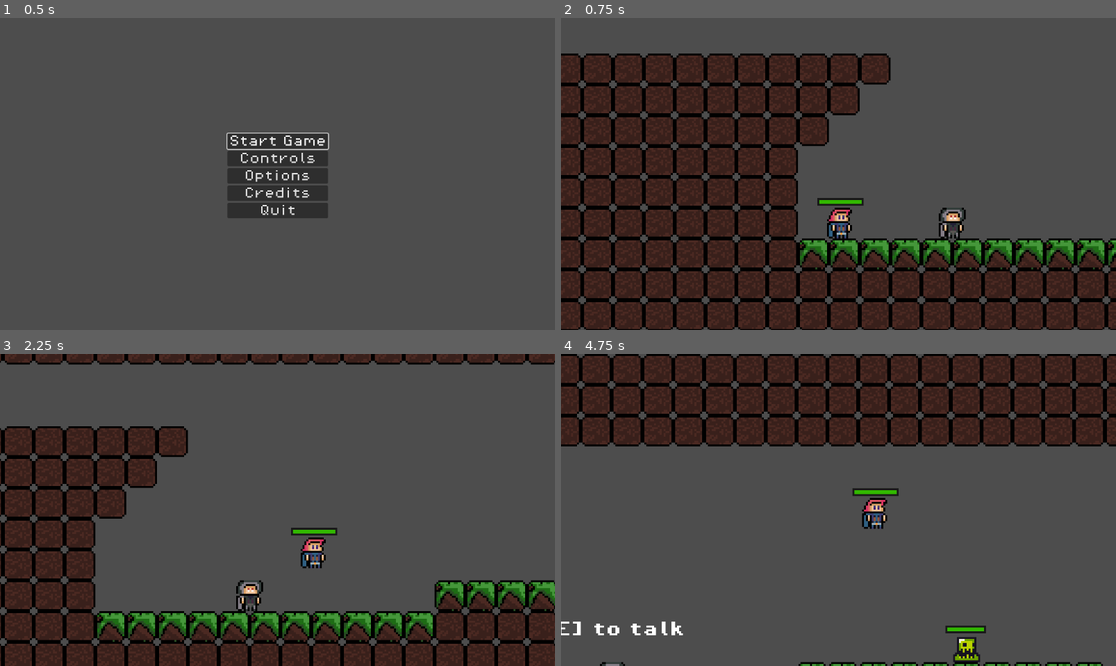
Above: before the commit, frames 1-4 (two rows, left to right).
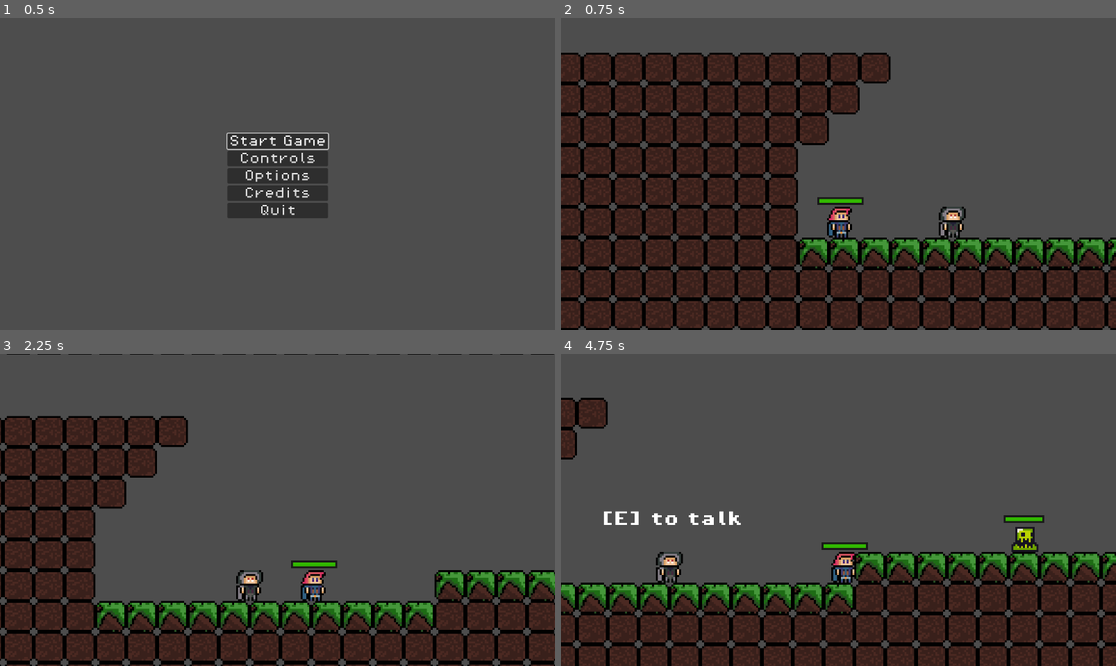
Above: after the commit, the same moments.

Repository: eoBattisti/agnosia
Game: Godot game, scene res://scenes/menu/main_menu.tscn
The game is run twice, just before and just after one commit, with the same random seed, the same clock (stepped at 60 frames per second) and the same inputs.
Inputs:
- Up to frame 1 (0.5 s): no input
- Up to frame 2 (0.75 s): click "Start Game" at 0.5 s
- Up to frame 3 (2.25 s): hold D (move_right) from 1.28 s (still down); tap J (attack) at 1.35 s; tap W (jump) at 1.52, 1.55, 1.82, 2.1 s
- Up to frame 4 (4.75 s): tap W (jump) at 2.27, 2.57, 3.05, 3.77, 4.07, 4.52, 4.55 s; tap J (attack) at 2.3, 3.6 s; release D (move_right) at 2.78 s; hold A (move_left) 2.78-3.53 s; hold E (advance_dialog) 2.78-3.53 s; hold D (move_right) from 3.53 s (still down); tap K (counter_dash) at 4.35 s

Frame 1 is identical in both runs. In frame 2, 6.2% of the frame differs, in the area x 0-100%, y 11-100%; in frame 3, 22%; in frame 4, 60%, in the area x 0-100%, y 0-100%.

Commit message:
fix: removing jump buffering

Diff:
--- a/scenes/game.tscn
+++ b/scenes/game.tscn
@@ -161,7 +161,7 @@
 position = Vector2(-64, 56)
 
 [node name="Player" parent="TileMap" instance=ExtResource("1_mfs54")]
-position = Vector2(-123, 63)
+position = Vector2(-123, 64)
 
 [node name="Camera2D" type="Camera2D" parent="TileMap/Player"]
 position = Vector2(0, -33)
--- a/scenes/player.tscn
+++ b/scenes/player.tscn
@@ -228,10 +228,6 @@
 wait_time = 0.1
 one_shot = true
 
-[node name="JumpBuffer" type="Timer" parent="MovementStateMachine"]
-wait_time = 0.1
-one_shot = true
-
 [node name="AttackStateMachine" type="Node" parent="." node_paths=PackedStringArray("starting_state")]
 script = ExtResource("3_lxx7u")
 starting_state = NodePath("AttackIdleState")
--- a/scripts/state_machine/states/fall.gd
+++ b/scripts/state_machine/states/fall.gd
@@ -8,7 +8,6 @@
 @export var wall_friction: float = 0
 @export var wall_jump_time: float = 0.5
 @onready var coyote_timer = $"../CoyoteTimer"
-@onready var jump_buffer = $"../JumpBuffer"
 
 var can_jump = true
 var wall_jump_timer: float
@@ -22,8 +21,7 @@
 
 	if !coyote_timer.is_stopped() and get_jump():
 		jump_state.enter()
-	else:
-		jump_buffer.start()
+
 	return null
 
 func process_physics(delta: float) -> State:
@@ -44,10 +42,6 @@
 		else:
 			parent.velocity.y = min(parent.velocity.y, wall_friction)
 
-	if parent.is_on_floor() and !jump_buffer.is_stopped():
-		jump_buffer.stop()
-		jump_state.enter()
-
 	if parent.is_on_floor():
 		if movement != 0:
 			return move_state
